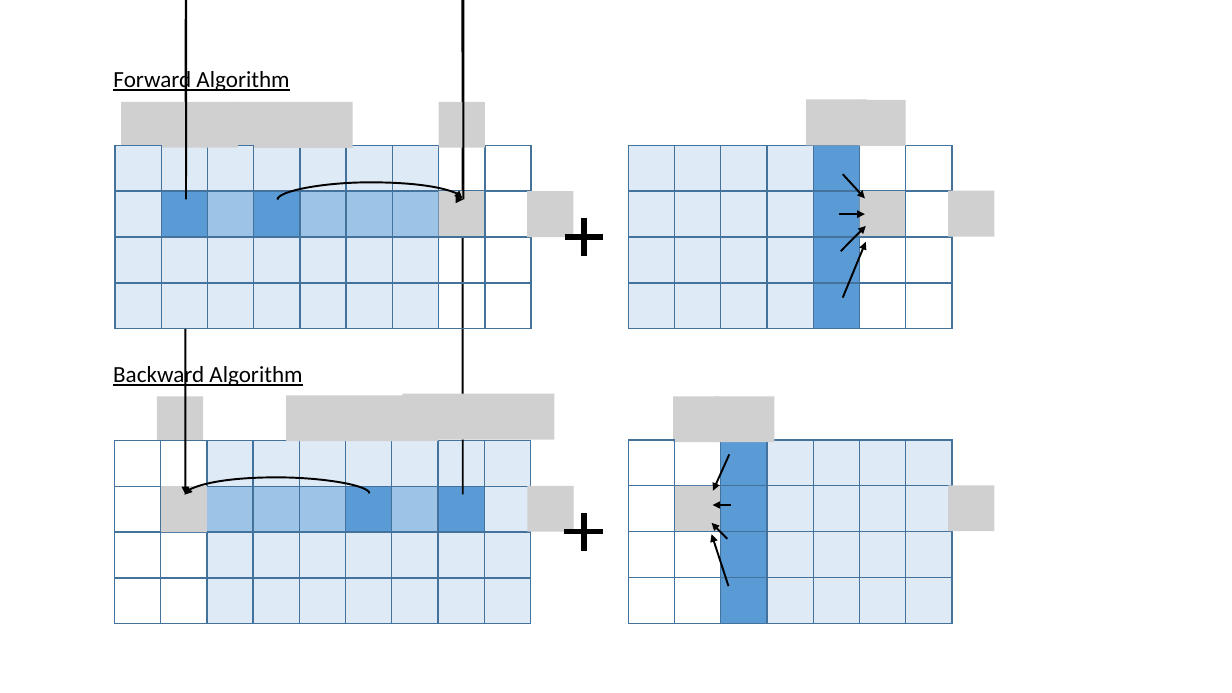
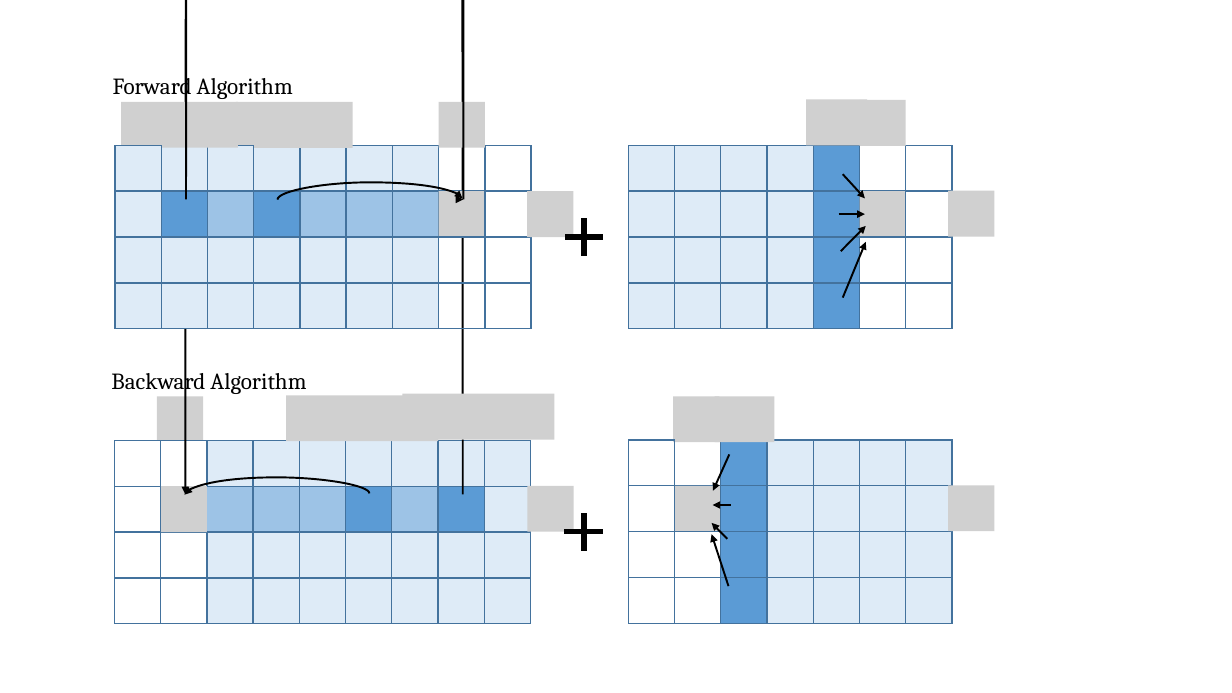
Before and after one commit to David-Taub/HOP-HMM, a slide deck: slide 4 of Help/Figures2.pptx (slide 7 before the commit). Drawn at 1232x693 pixels with LibreOffice and Linux fonts; fonts in the diff are those of the drawing; grey boxes stand for pictures. Boxes give left, top, right and bottom in pixels: in the first picture for what was removed or moved away, otherwise in the second. Text is boxed around its words. In the diff, an @@ line names an element or a change of style, - is before the commit and + after.

```diff
--- a/Help/Figures2.pptx
+++ b/Help/Figures2.pptx
@@ text "Forward Algorithm" at [113,73,293,99]: font Calibri to Cambria, underline off @@
@@ text "Backward Algorithm" at [111,368,306,394]: font Calibri to Cambria, underline off @@
```
Also in this commit, not shown: 2 other slides changed, 3 slides removed, 2 other files.
